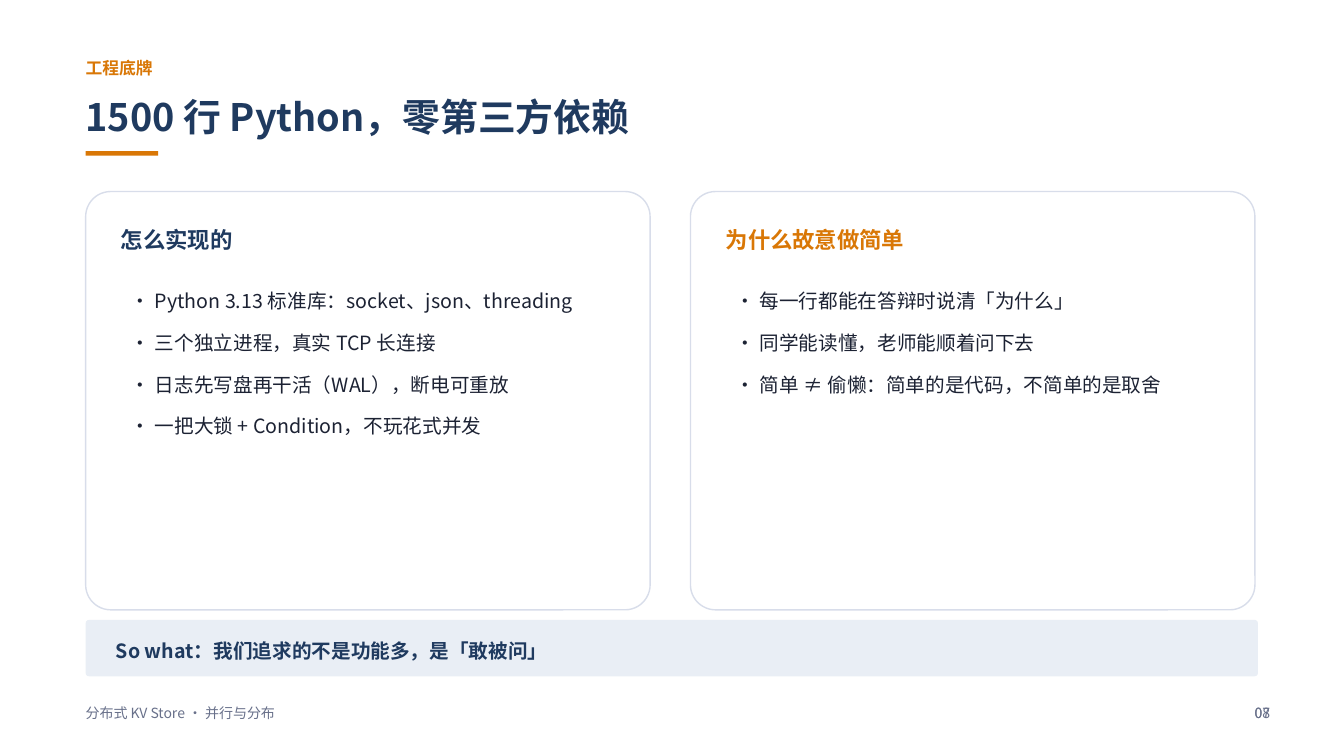
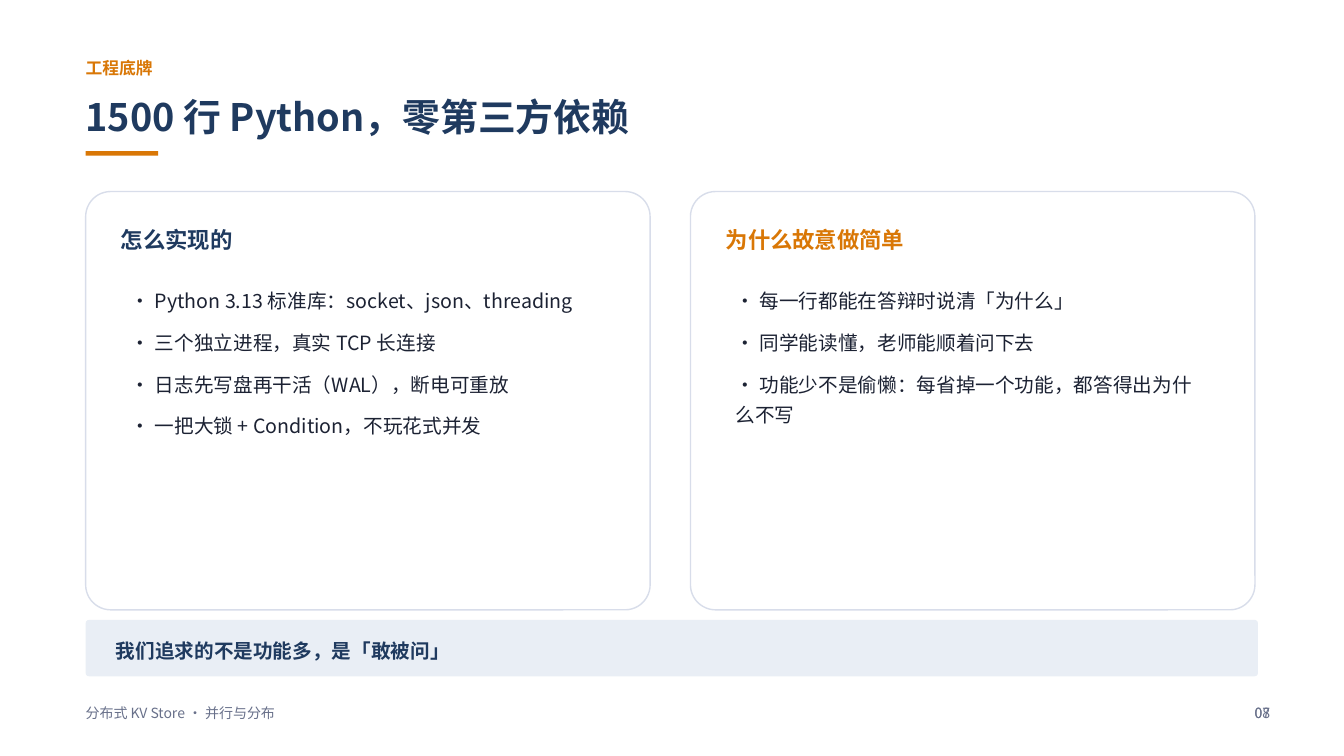
Before and after one commit to L1tiansuo/distributed-kv-store, a slide deck: slide 7 of ppt/分布式KV Store 讲解_v2.pptx. Drawn at 1344x756 pixels with LibreOffice and Linux fonts; fonts in the diff are those of the drawing. Boxes give left, top, right and bottom in pixels: in the first picture for what was removed or moved away, otherwise in the second. Text is boxed around its words. In the diff, an @@ line names an element or a change of style, - is before the commit and + after.

```diff
--- a/ppt/分布式KV Store 讲解_v2.pptx
+++ b/ppt/分布式KV Store 讲解_v2.pptx
@@ text at box(736, 375, 1192, 424): text changed @@
-· 简单 ≠ 偷懒：简单的是代码，不简单的是取舍
+· 功能少不是偷懒：每省掉一个功能，都答得出为什么不写
@@ text at box(116, 641, 450, 661): text changed @@
-So what：我们追求的不是功能多，是「敢被问」
+我们追求的不是功能多，是「敢被问」
```
Also in this commit, not shown: 25 other slides changed, 3 other files.
